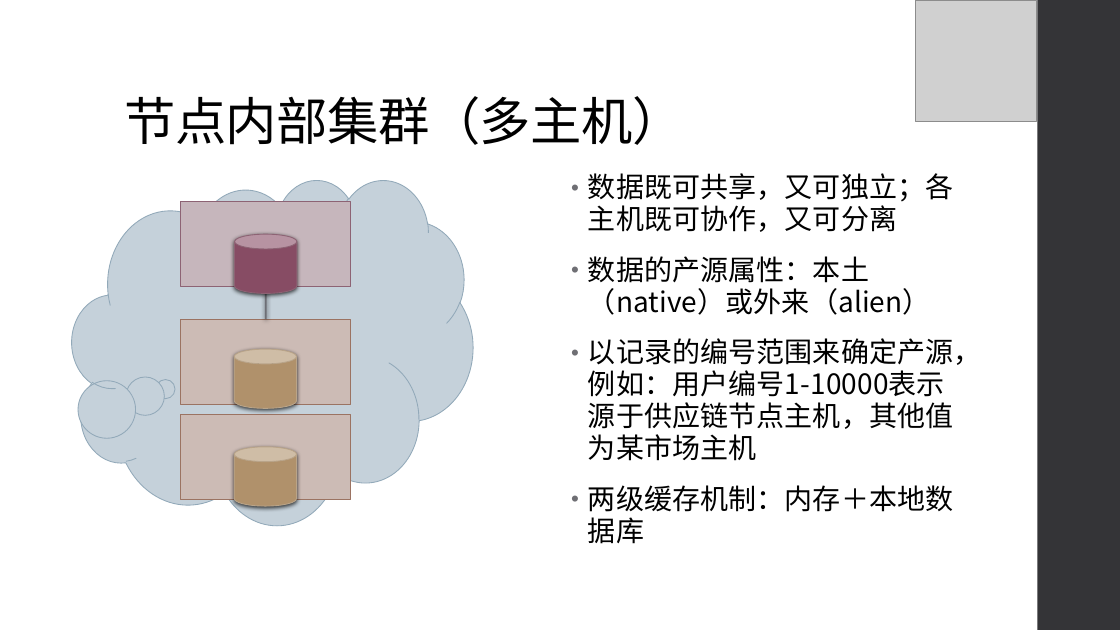
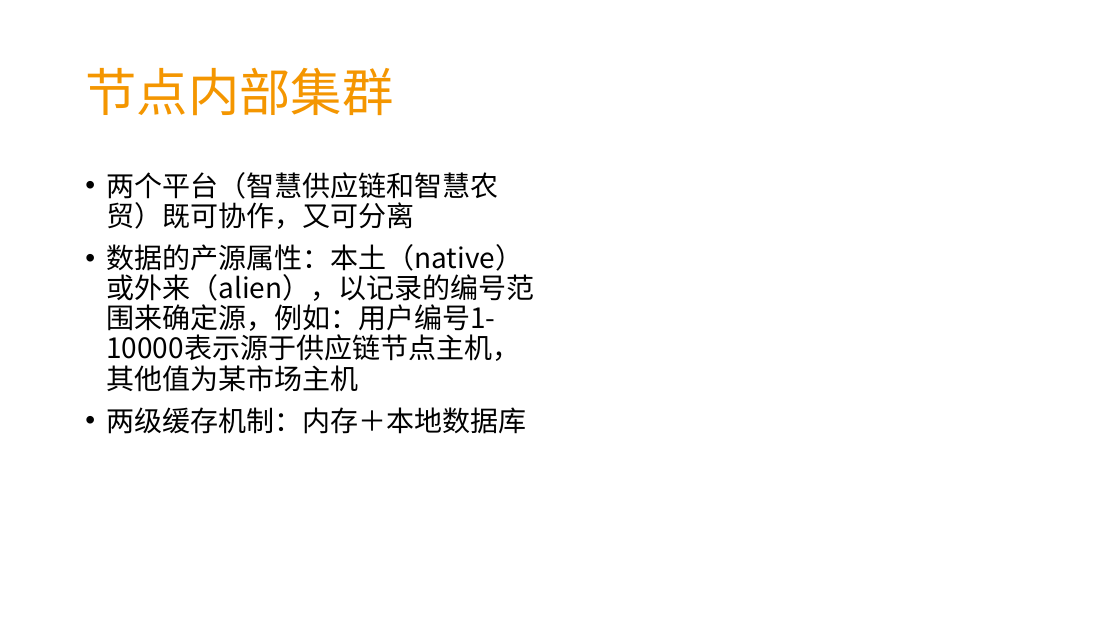
Before and after one commit to jzgi/chainsmart, a slide deck: slide 4 of Docs/中惠农通平台设计.pptx. Drawn at 1120x630 pixels with LibreOffice and Linux fonts; fonts in the diff are those of the drawing; grey boxes stand for pictures. Boxes give left, top, right and bottom in pixels: in the first picture for what was removed or moved away, otherwise in the second. Text is boxed around its words. In the diff, an @@ line names an element or a change of style, - is before the commit and + after.

```diff
--- a/Docs/中惠农通平台设计.pptx
+++ b/Docs/中惠农通平台设计.pptx
@@ picture removed at [915, 0, 1037, 122] @@
@@ rectangle removed at [1038, 0, 1120, 630] @@
@@ title "节点内部集群" at [85, 68, 393, 116]: vertical alignment bottom to middle @@
@@ title at [85, 68, 393, 116]: text changed; text colour #000000 to #F49600 @@
-节点内部集群（多主机）
+节点内部集群
@@ text "两个平台（智慧供应链和智慧农贸）既可协作，又可分离": place and size @@
-text "两个平台（智慧供应链和智慧农贸）既可协作，又可分离" at [588, 173, 981, 544]
+text "两个平台（智慧供应链和智慧农贸）既可协作，又可分离" at [106, 172, 534, 434]
@@ text at [106, 172, 534, 392]: text changed @@
-• 数据既可共享，又可独立；各主机既可协作，又可分离
-• 数据的产源属性：本土（native）或外来（alien）
-• 以记录的编号范围来确定产源，例如：用户编号1-10000表示源于供应链节点主机，其他值为某市场主机
+• 两个平台（智慧供应链和智慧农贸）既可协作，又可分离
+• 数据的产源属性：本土（native）或外来（alien），以记录的编号范围来确定源，例如：用户编号1-10000表示源于供应链节点主机，其他值为某市场主机
@@ thought cloud removed at [72, 180, 473, 525] @@
@@ rectangle removed at [181, 201, 351, 286] @@
@@ cylinder removed at [234, 234, 297, 294] @@
@@ line removed from (266, 287) to (266, 319) @@
@@ rectangle removed at [181, 319, 351, 404] @@
@@ cylinder removed at [234, 350, 297, 409] @@
@@ text at [106, 407, 526, 434]: letter spacing 0.1 to 0 pt in "两级缓存机制：内存＋本地数据库"; indent changed; line spacing 0.95 to 0.9; less space between paragraphs @@
@@ rectangle removed at [181, 414, 351, 499] @@
@@ cylinder removed at [234, 447, 297, 507] @@
```
Also in this commit, not shown: 8 other slides changed, 2 slides added, 39 other files.
